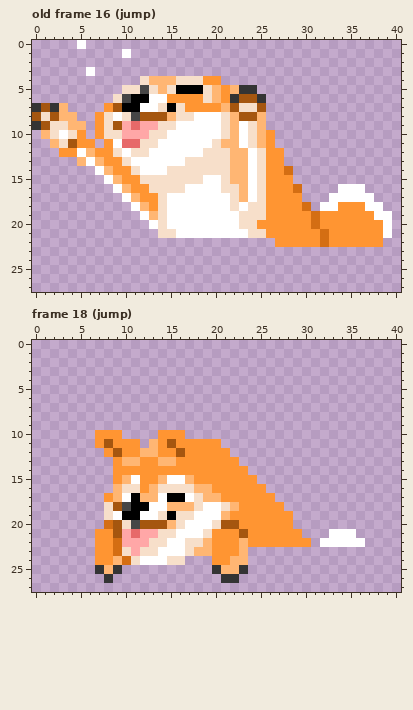
Pixel-art file -- sprites/aseprite/kiki.aseprite. The picture above was drawn from the file before the commit.
41x28 pixels, 36 frames. Shown: old frame 16 (jump), frame 18 (jump). The commit also changed other frames, which this record leaves out.
Now the later version:
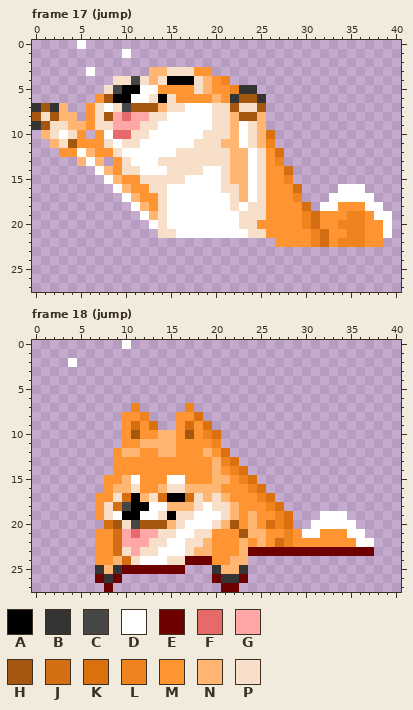
Palette (. is transparent): A #000000  B #343434  C #464646  D #ffffff  E #6f0000  F #e76969  G #ffa7a7  H #a5560f  J #d46e13  K #db710d  L #ef841e  M #ff9532  N #ffb673  P #f7dfca
A new or re-ordered frame is compared with the old frame closest to it.
Commit: animation kiki - ajout de séquence d'animations hand button
Change:
layer "Layer 4" added
frames re-ordered
--- frame 17 (jump) against old frame 16 (jump), layers "Layer 3", "kiki Copy Copy Copy Copy"
@@ x 0..40 @@
  2 .........................................
- 3 ......D..................................
- 4 ............PNNNPPPMM....................
- 5 ..........PPCPNPAAAPNMNBB................
- 6 .........PCAADDMMMMPNMBHHB...............
- 7 BHBN....MHAADDPAPMMMMNHPPH...............
- 8 HPHNN..MPDPCHHHNPPDDDPNHHN...............
- 9 BHPPNN.MPHGFGGPPDDDDDPNDPN...............
-10 .NPDPM.MPPGGGPPDDDDDDPNDPNM..............
-11 ..NPHMM.MDFFPPDDDDDDPNNDPNM..............
-12 ...MMDNMMPDPPDDDDDDPPPNNDPMM.............
-13 .....NDNMMPDDDDDDPPPPPNNDPMM.............
-14 .......DNMMPDDDPPPPPPPNNDPMMJ............
-15 ........DNMMPPPPPPPDDPNNDPMMM............
-16 .........DNMMPPPPDDDDPPNDPMMMJ....DDD....
-17 ..........DNMMPDDDDDDDPNDPMMMM...DDDDD...
+ 3 ......D......NNPPPMM.....................
+ 4 .........PPCPNPAAAPNML...................
+ 5 ........PCAADDMMMMPNMMLBB................
+ 6 .......MHAADDPAPMMMMNMBHHB...............
+ 7 BHBN..MPDPCHHHNPPDDDPPHPPH...............
+ 8 HPHNN.MPHGFGGPPDDDDDPPNHHN...............
+ 9 BHPPNNMPPGGGPPDDDDDDPPNDPN...............
+10 .NPDPM.MDFFPPDDDDDDPPPNDPNK..............
+11 ..NPHMMMPDPPDDDDDDPPPNNDPNL..............
+12 ...MMDNMMPDDDDDDPPPPPPNNDPMK.............
+13 .....NDN.MPDDDPPPPPPPPNNDPML.............
+14 .......DNMPPDDDPPPPDDPNNDPMMJ............
+15 ........DNMMPPPPPDDDDPNNDPMML............
+16 .........DNMMPPDDDDDDPPNDPMMMJ....DDD....
+17 ..........DNMMPDDDDDDDPNDPMMML...DDDDD...
 18 ...........DNMPDDDDDDDPDPPMMMMJ.DDMMMDD..
-19 ............DNPDDDDDDDDPPPMMMMMJMMMMMMDD.
-20 .............DPDDDDDDDDPPMMMMMMJMMMMMMMD.
-21 ..............PPDDDDDDDDPPMMMMMMJMMMMMMD.
-22 ...........................MMMMMJMMMMMM..
+19 ............DNPDDDDDDDDPPPMMMMLJMMMLLMDD.
+20 .............DPDDDDDDDDPPMMMMMLJMMLLLMMD.
+21 ..............PPDDDDDDDDPPMMMMMLJMMLLMMD.
+22 ...........................MMMMLJMLLLMM..
 23 .........................................
--- frame 18 (jump), layers "Layer 4", "Layer 3", "kiki Copy Copy Copy Copy"
@@ x 2..12 @@
- 0 ...........
+ 0 ........D..
  1 ...........
- 2 ...........
+ 2 ..D........
  3 ...........
@@ x 0..40 @@
  6 .........................................
- 7 .........................................
- 8 .........................................
- 9 .........................................
-10 .......MMM....MMM........................
-11 .......MHMMM.NMHMMMMM....................
-12 ........MHMMNNMMHMMMMM...................
-13 .........MNNMMNNMMMMMMM..................
-14 .........MMMMMMMMMMMMMMM.................
-15 .........MNDMMNDDNMMMMMMM................
-16 .........NPPMNPPPPNNMMMMMM...............
-17 ........MNDANNDAADPNNMMMMMM..............
-18 ........PHCAADDNNNPDDPNMMMMM.............
-19 ........PDAADDPAPPDDDNMMMMMMM............
-20 ........JHPCHHHNPDDDPHHMMMMMM............
-21 .......MMHGFGGPPDDDPMMMHMMMMMM...DDD.....
-22 .......MMJGGGPPDDPPNMMMNMMMMMMM.DDDDD....
-23 .......MMJPGPPDDDPNNMMMN.................
-24 .......MMNJPDDDPP...MMNN.................
-25 .......BNB..........BNNB.................
-26 ........B............BB..................
-27 .........................................
+ 7 ...........L.....L.......................
+ 8 ..........MML...MMK......................
+ 9 ..........MJMK..MJMK.....................
+10 ..........MHMMNNMHMLK....................
+11 ..........MMNNNNMMMML....................
+12 .........MNNMMNNMMMNMK...................
+13 .........MMMMMMMMMMMNLK..................
+14 .........MMMMMMMMMMMNMLK.................
+15 ........MMNDMMMDDMMMNNMLK................
+16 ........MNNPMMNPPNNNNMMMLK...............
+17 .......MMPJANPJAAJPNPNMMMLK..............
+18 .......MPJCAADDNNNPDPPNMMMLK.............
+19 .......MPDAADDPAPPDDDPNMNMMLK...DDD......
+20 ........JHPCHHHNPDDDPNHMNMJLK..DDDDD.....
+21 .......MMJGFGGPPDDPPMMMHNNMMLMDDMMMDD....
+22 .......MMJGGGPPDDPPNMMMNMNMJLMMMMMMMDD...
+23 .......MMJPGPPDDDPNNMMMNEEEEEEEEEEEEEE...
+24 .......MMNJPDDDPPEEEMMNN.................
+25 .......BNBEEEEEEE...BNNB.................
+26 .......EBE..........EBBE.................
+27 ........E............EE..................
Pixel boxes of the changes (left, top, right, bottom) in both pictures:
changed: (86, 67, 365, 247)
added: (122, 340, 131, 349)
added: (68, 358, 77, 367)
changed: (95, 403, 374, 592)
